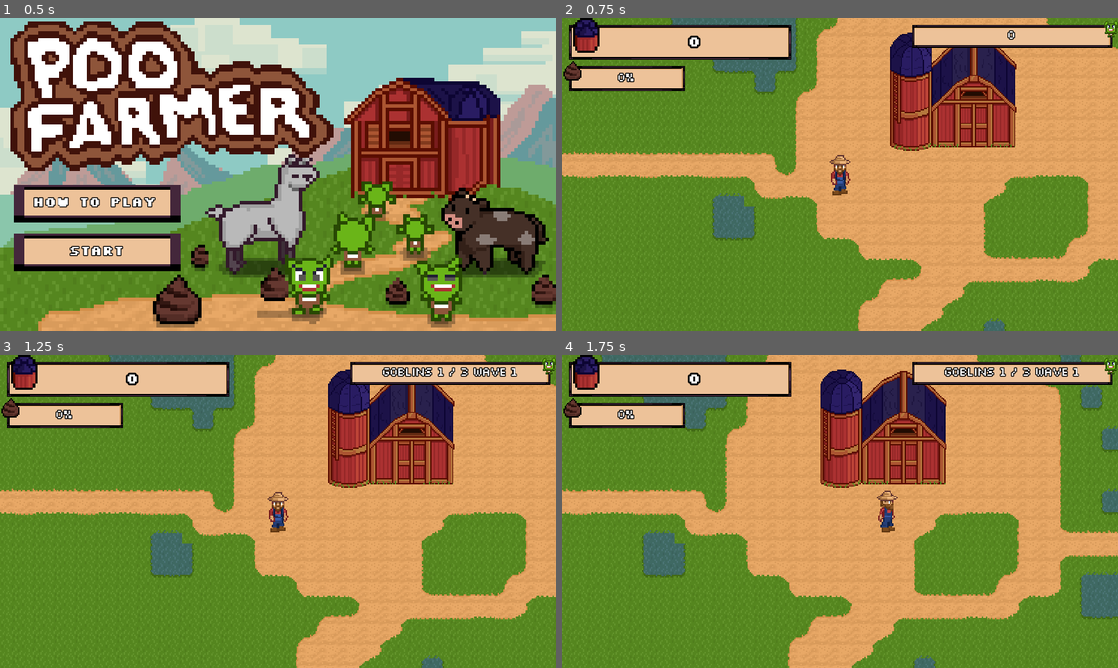
Above: before the commit, frames 1-4 (two rows, left to right).
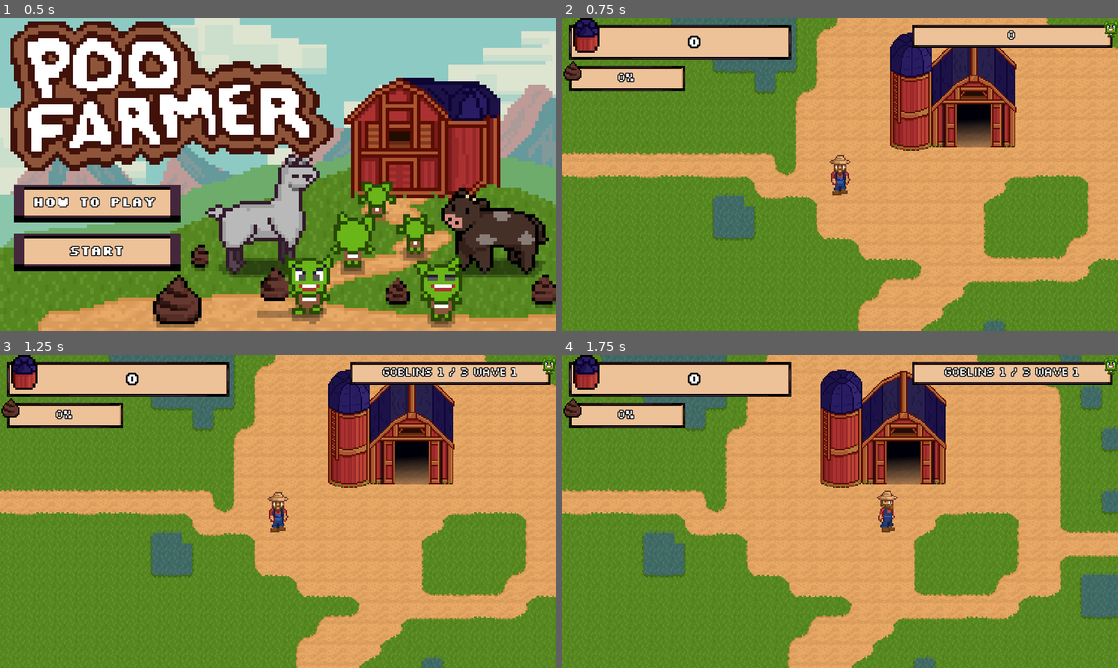
Above: after the commit, the same moments.

Repository: astro-panda/poo-farmer
Game: Godot game, scene res://Scenes/Main.tscn
Same seed, same stepped clock (60 frames per second), same inputs: the game is played once before the commit and once after it.
Inputs (mouse positions are in pixels of both pictures, inside the frame that each line leads up to):
- Up to frame 1 (0.5 s): no input
- Up to frame 2 (0.75 s): click "Start" at 0.5 s
- Up to frame 3 (1.25 s): no input
- Up to frame 4 (1.75 s): tap Enter at 1.25 s; move the mouse to (962, 495) at 1.27 s; hold Right (move_right) from 1.28 s (still down); hold Keypad 0 (deep_pockets) from 1.28 s (still down); click (962, 495) at 1.42 s

Frame 1 is identical in both runs. In frame 2, 1.3% of the frame differs, in the area x 66-80%, y 25-42%; in frame 3, 1.3%; in frame 4, 1.2%.

Commit message:
Added the open barn animation

Diff:
--- a/poofarmer/Scenes/Silo.tscn
+++ b/poofarmer/Scenes/Silo.tscn
@@ -1,10 +1,11 @@
-[gd_scene load_steps=12 format=2]
+[gd_scene load_steps=13 format=2]
 
 [ext_resource path="res://Scripts/Silo.gd" type="Script" id=1]
 [ext_resource path="res://Images/FarmHouse.png" type="Texture" id=2]
 [ext_resource path="res://Images/Silo.Png" type="Texture" id=3]
 [ext_resource path="res://Images/FarmHouseTop.png" type="Texture" id=4]
 [ext_resource path="res://Images/SiloTop.Png" type="Texture" id=5]
+[ext_resource path="res://Images/FarmHouseOpen.png" type="Texture" id=6]
 
 [sub_resource type="RectangleShape2D" id=1]
 extents = Vector2( 80, 72 )
@@ -13,7 +14,12 @@
 animations = [ {
 "frames": [ ExtResource( 2 ) ],
 "loop": true,
-"name": "default",
+"name": "closed-doors",
+"speed": 5.0
+}, {
+"frames": [ ExtResource( 6 ) ],
+"loop": true,
+"name": "open-doors",
 "speed": 5.0
 } ]
 
@@ -57,6 +63,7 @@
 position = Vector2( 0, -32 )
 scale = Vector2( 1.5, 1.5 )
 frames = SubResource( 2 )
+animation = "open-doors"
 
 [node name="SiloSprite" type="AnimatedSprite" parent="."]
 position = Vector2( -72, -40 )
Binary file added: poofarmer/Images/FarmHouseOpen.png
Not shown, added: poofarmer/Images/FarmHouseOpen.png.import
